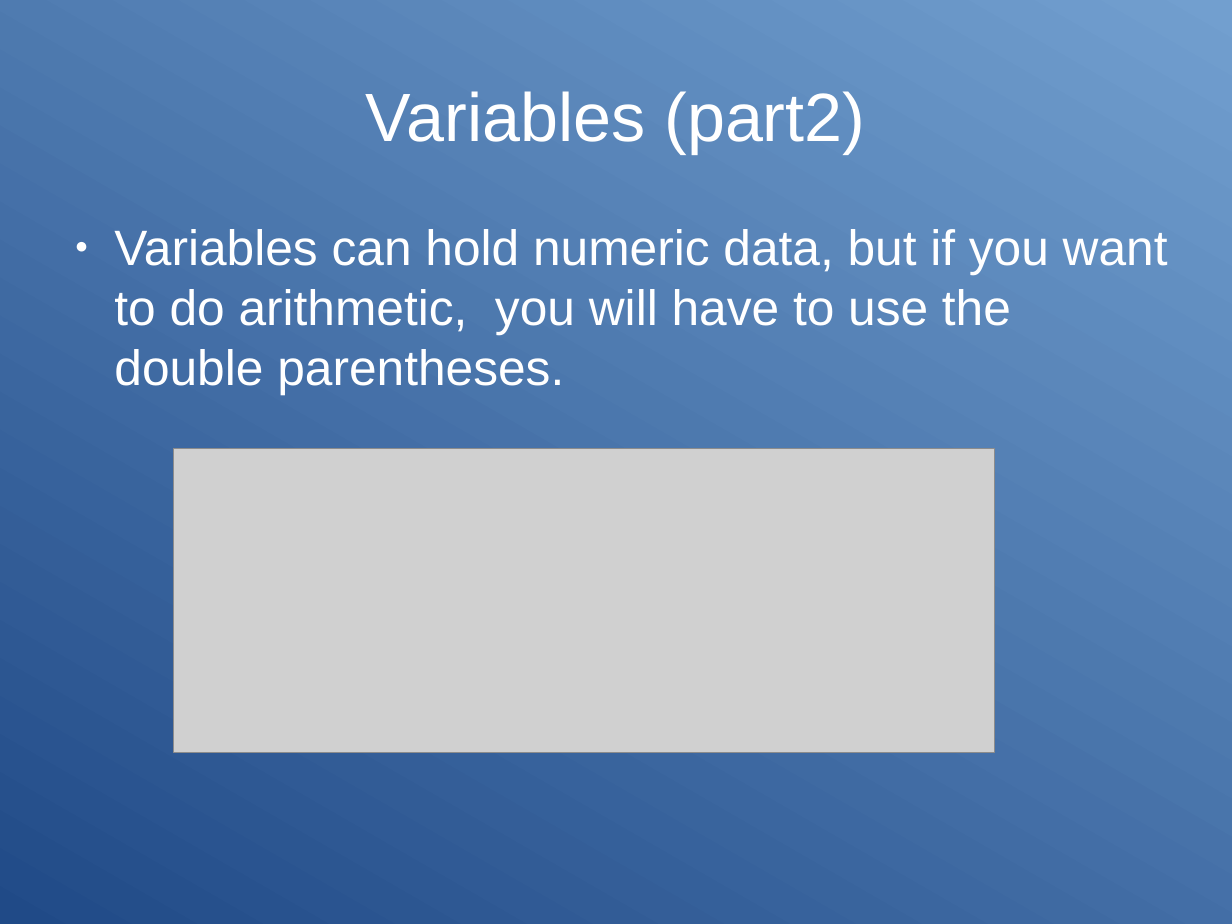
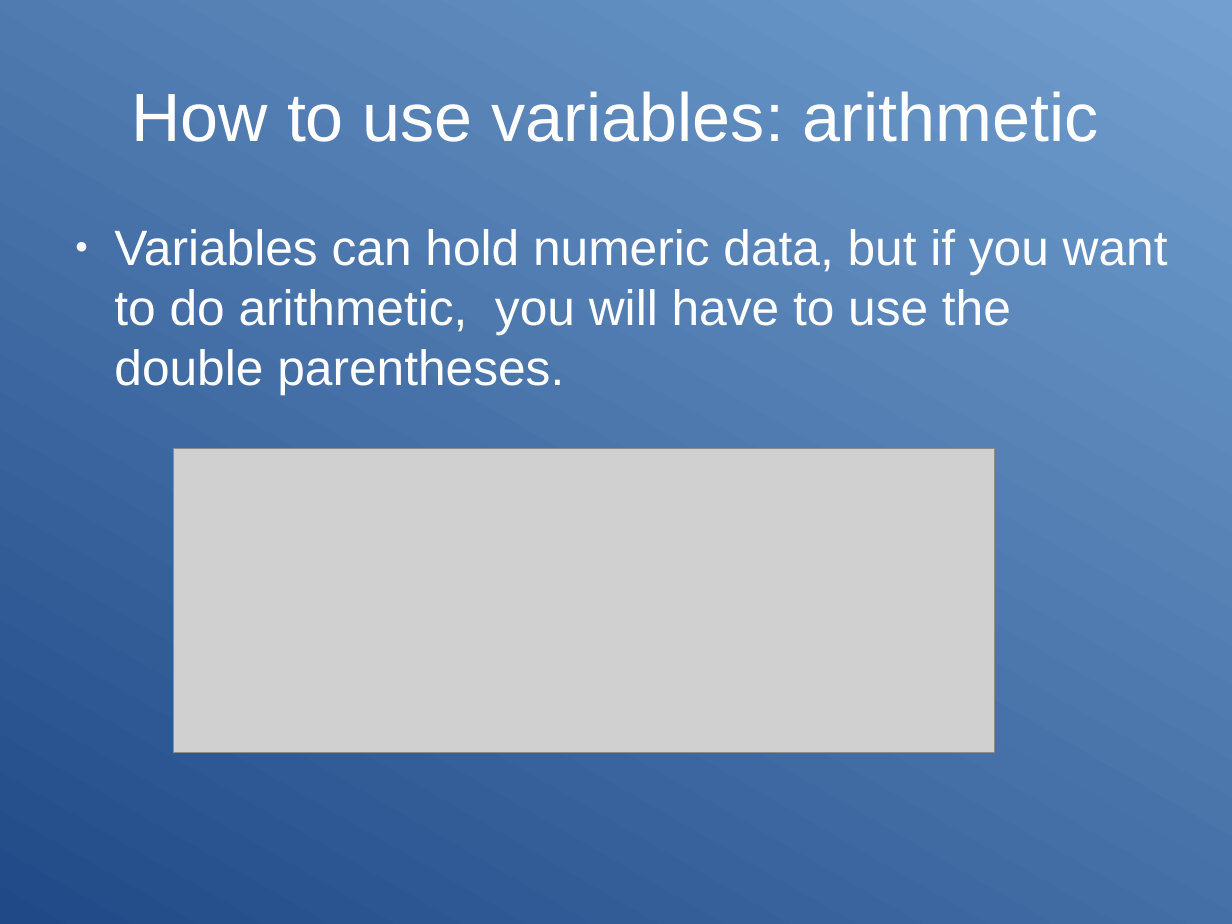
Before and after one commit to Clibre/An-introduction-to-bash, a slide deck: slide 79 of presentation.odp. Drawn at 1232x924 pixels with LibreOffice and Linux fonts; fonts in the diff are those of the drawing; grey boxes stand for pictures. Boxes give left, top, right and bottom in pixels: in the first picture for what was removed or moved away, otherwise in the second. Text is boxed around its words. In the diff, an @@ line names an element or a change of style, - is before the commit and + after.

Commit message:
fin des slides sur les variables

```diff
--- a/presentation.odp
+++ b/presentation.odp
@@ title at <box>132,91,1099,142</box>: text changed @@
-Variables (part2)
+How to use variables: arithmetic
```
Also in this commit, not shown: 1 other slide changed, 6 slides added, 1 slide removed, 4 other files.
